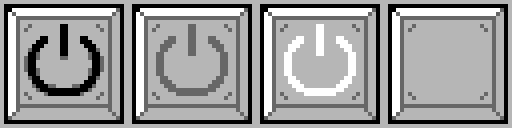
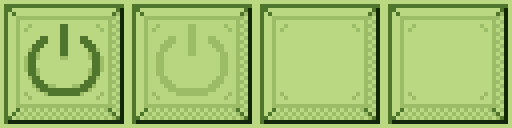
Layer changes from the first 512×128 image to the second:
added layer "OrigGoal" above "Goal" over [0, 0, 512, 128]
